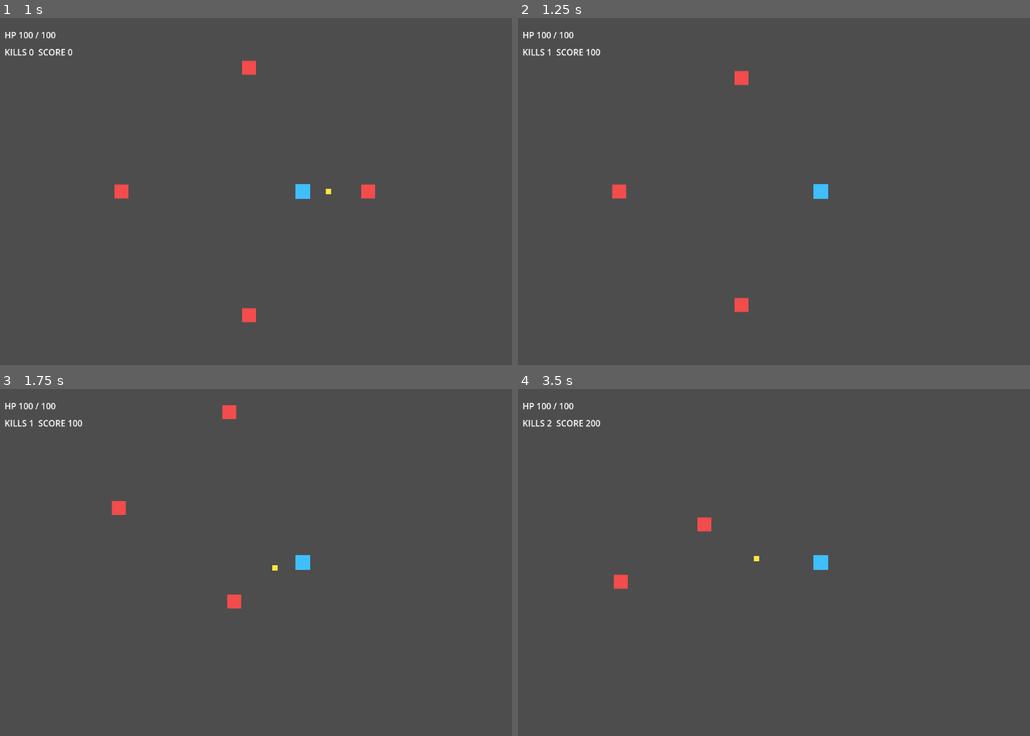
Above: before the commit, frames 1-4 (two rows, left to right).
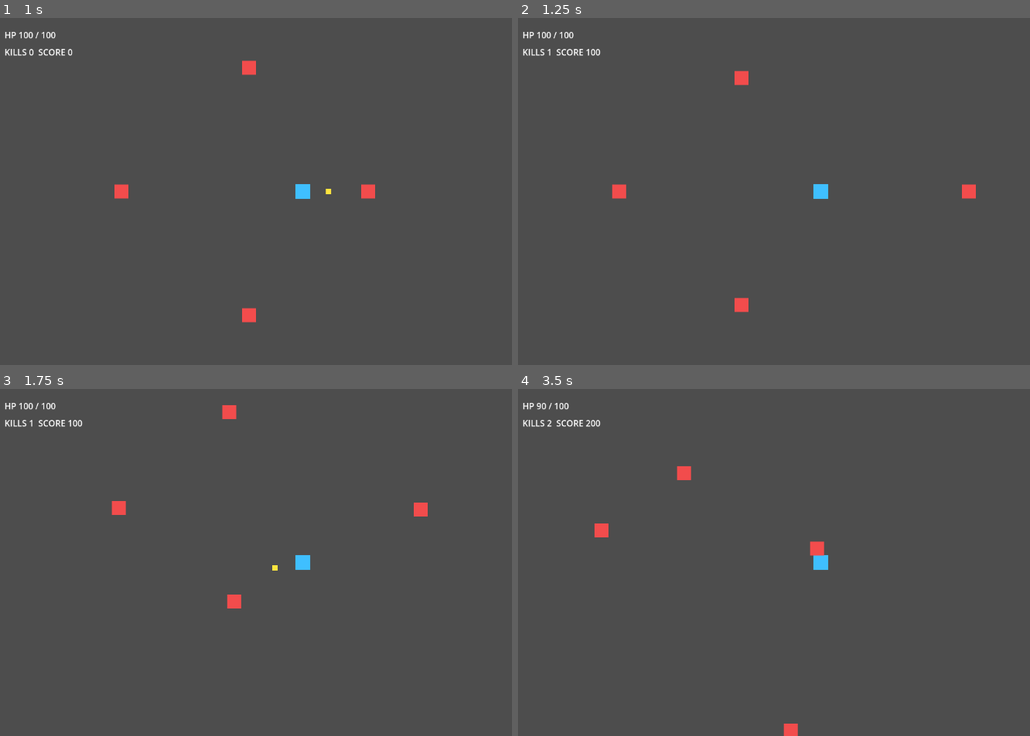
Above: after the commit, the same moments.

Repository: alsdmlals4-eng/ninja-survival-godot
Game: Godot game, scene res://scenes/main/main_scene.tscn
Same seed, same stepped clock (60 frames per second), same inputs: the game is played once before the commit and once after it. The project has no main scene, so this scene is started directly.
Inputs:
- Up to frame 1 (1 s): tap Enter (ui_accept) at 0.5, 0.77 s; hold Right (ui_right) from 0.53 s (still down)
- Up to frame 2 (1.25 s): keep holding Right (ui_right)
- Up to frame 3 (1.75 s): release Right (ui_right) at 1.28 s; hold Down (ui_down) from 1.28 s (still down); tap Enter (ui_accept) at 1.52 s
- Up to frame 4 (3.5 s): release Down (ui_down) at 2.03 s; hold Right (ui_right) 2.03-2.78 s; hold Up (ui_up) from 2.78 s (still down); tap Enter (ui_accept) at 3.02 s

Frame 1 is identical in both runs. In frame 2, 0.1% of the frame differs, in the area x 86-90%, y 47-53%; in frame 3, 0.1%; in frame 4, 0.8%, in the area x 3-60%, y 4-100%.

Commit message:
feat: configure replacement enemy scene

Diff:
--- a/scenes/main/main_scene.tscn
+++ b/scenes/main/main_scene.tscn
@@ -8,6 +8,7 @@
 
 [node name="Main" type="Node2D"]
 script = ExtResource("4_main")
+enemy_scene = ExtResource("5_enemy")
 
 [node name="GameState" type="Node" parent="."]
 script = ExtResource("1_state")
